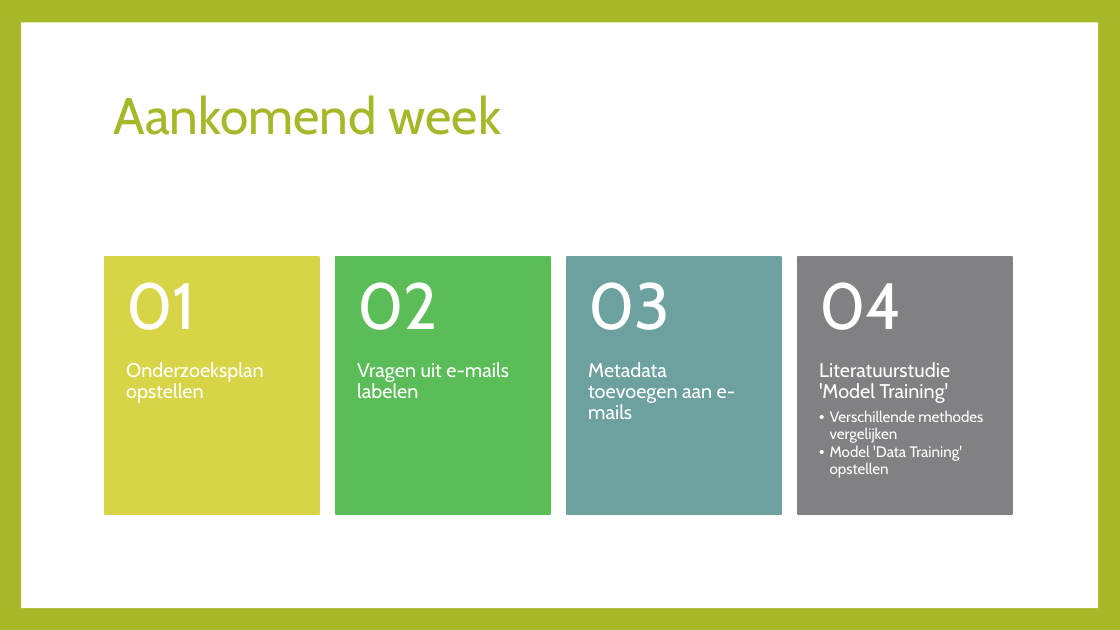
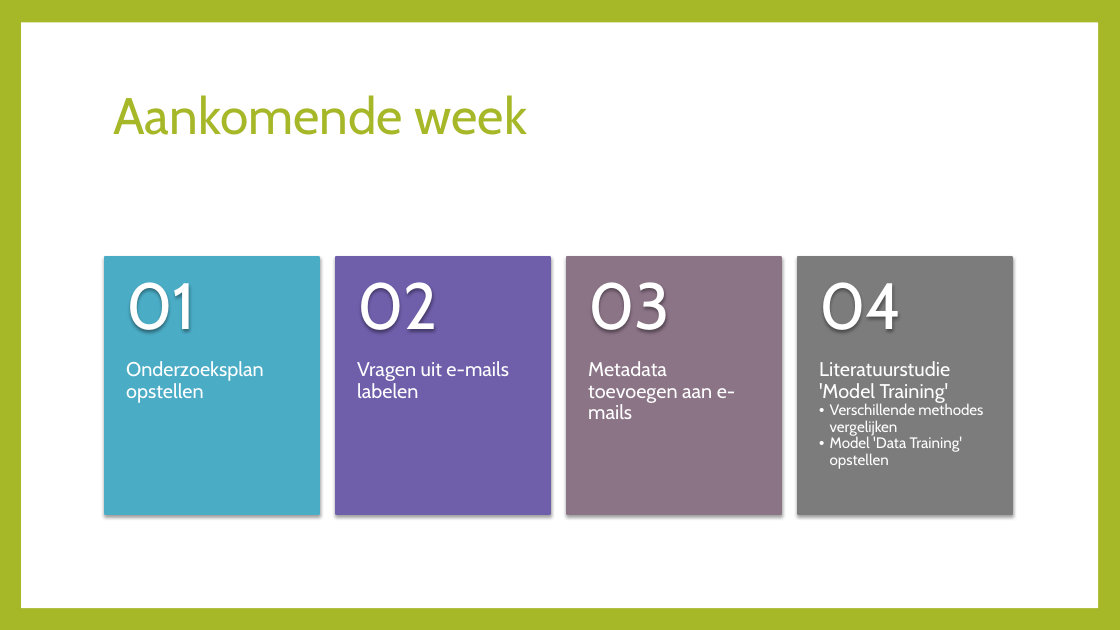
Before and after one commit to Janlorie/DataScienceMinor, a slide deck: slide 4 of Resources/Presentations/2018.09.10 CBS Presentatie.pptx. Drawn at 1120x630 pixels with LibreOffice and Linux fonts; fonts in the diff are those of the drawing. Boxes give left, top, right and bottom in pixels: in the first picture for what was removed or moved away, otherwise in the second. Text is boxed around its words. In the diff, an @@ line names an element or a change of style, - is before the commit and + after.

```diff
--- a/Resources/Presentations/2018.09.10 CBS Presentatie.pptx
+++ b/Resources/Presentations/2018.09.10 CBS Presentatie.pptx
@@ text at (x1=113, y1=95, x2=528, y2=135): text changed @@
-Aankomend week
+Aankomende week
@@ rectangle "Onderzoeksplan opstellen" resized from (x1=126, y1=362, x2=264, y2=403) to (x1=105, y1=257, x2=319, y2=514) @@
@@ rectangle "Onderzoeksplan opstellen" at (x1=105, y1=257, x2=319, y2=514): less space between paragraphs; fill none to #4BACC6; outline none to #4BACC6 2 pt; shadow on @@
@@ rectangle "Vragen uit e-mails labelen" resized from (x1=357, y1=362, x2=509, y2=398) to (x1=336, y1=257, x2=550, y2=514) @@
@@ rectangle "Vragen uit e-mails labelen" at (x1=336, y1=257, x2=550, y2=514): less space between paragraphs; fill none to #6F5EAA; outline none to #6F5EAA 2 pt; shadow on @@
@@ rectangle "Metadata toevoegen aan e-mails" resized from (x1=588, y1=362, x2=736, y2=419) to (x1=567, y1=257, x2=781, y2=514) @@
@@ rectangle "Metadata toevoegen aan e-mails" at (x1=567, y1=257, x2=781, y2=514): less space between paragraphs; fill none to #8C7487; outline none to #8C7487 2 pt; shadow on @@
@@ less space between paragraphs in 4 elements at (x1=126, y1=282, x2=196, y2=333), (x1=357, y1=282, x2=438, y2=332), (x1=588, y1=282, x2=670, y2=332), (x1=819, y1=282, x2=902, y2=331) @@
@@ rectangle "Literatuurstudie 'Model Training'" resized from (x1=819, y1=362, x2=983, y2=478) to (x1=798, y1=257, x2=1012, y2=514) @@
@@ rectangle "Literatuurstudie 'Model Training'" at (x1=798, y1=257, x2=1012, y2=514): less space between paragraphs; indent changed; fill none to #7C7C7C; outline none to #7C7C7C 2 pt; shadow on @@
@@ group removed at (x1=105, y1=257, x2=1012, y2=514): 4 rectangles @@
```
Also in this commit, not shown: 4 other slides changed, 5 other files.
